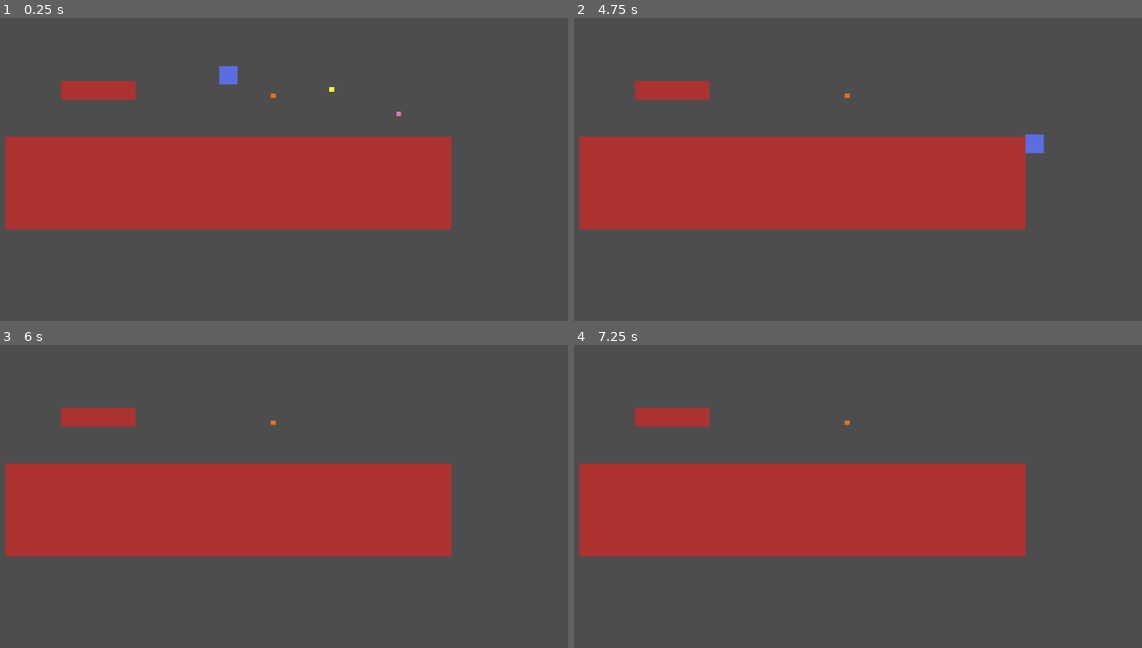
Above: before the commit, frames 1-4 (two rows, left to right).
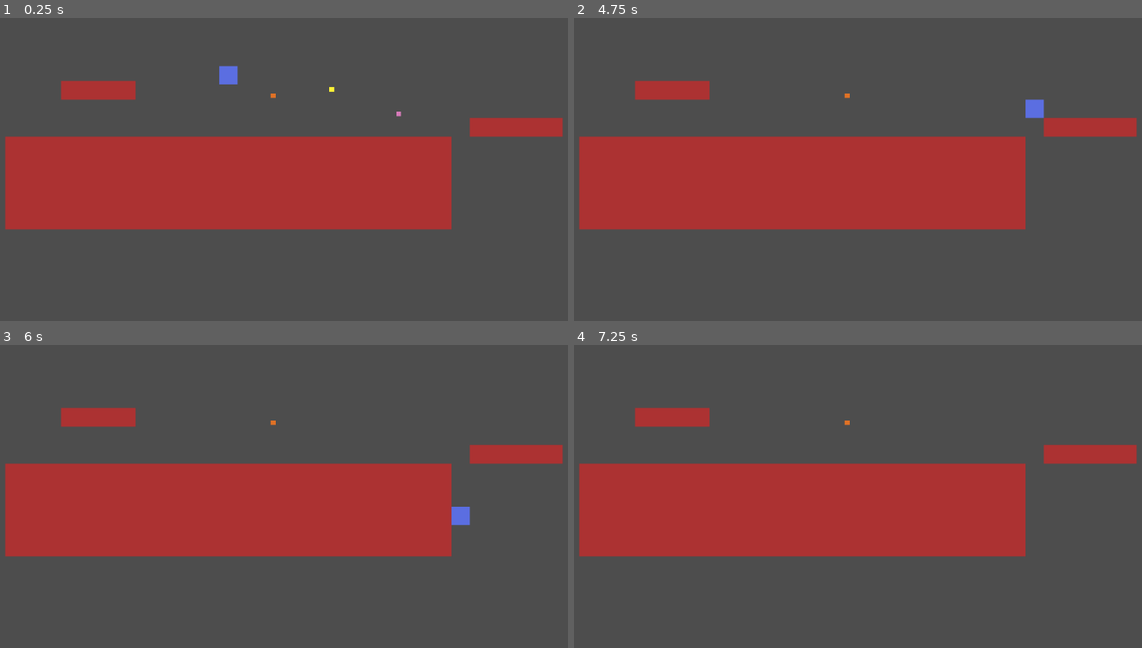
Above: after the commit, the same moments.

Repository: Wendellevinne/Godot-Wild-Jam-86
Game: Godot game, scene res://Scenes/main.tscn
Two runs of this game, one before a commit and one after it. Both use one fixed random seed, a clock stepped at 60 frames per second and the inputs below.
Inputs:
- Up to frame 1 (0.25 s): no input
- Up to frame 2 (4.75 s): hold D (move_right) 0.53-2.03 s; tap Shift (air_dash) every 0.75 s from 0.6 to 4.35 s; tap W (jump) at 0.77, 1.52, 3.02, 3.77, 4.52 s; hold A (move_left) 2.03-2.78 s; hold D (move_right) 2.78-4.28 s; hold A (move_left) from 4.28 s (still down)
- Up to frame 3 (6 s): release A (move_left) at 5.03 s; hold D (move_right) 5.03-5.78 s; tap Shift (air_dash) at 5.1, 5.85 s; hold A (move_left) from 5.78 s (still down)
- Up to frame 4 (7.25 s): keep holding A (move_left); tap W (jump) at 6.02, 6.77 s; tap Shift (air_dash) at 6.6 s

The runs differ from the first frame. In frame 1, 1.1% of the frame differs, in the area x 82-100%, y 32-40%; in frame 2, 1.5%, in the area x 79-100%, y 26-45%; in frame 3, 1.3%; in frame 4, 1.1%.

Commit message:
made the player slightly smaller than the blocks so it can slide through holes

Diff:
--- a/Scenes/Player/player_controller.tscn
+++ b/Scenes/Player/player_controller.tscn
@@ -17,6 +17,7 @@
 texture = ExtResource("2_duskh")
 
 [node name="PlayerCollision" type="CollisionShape2D" parent="."]
+scale = Vector2(0.99, 0.99)
 shape = SubResource("RectangleShape2D_jcea2")
 
 [node name="RayCast2D" type="RayCast2D" parent="."]
@@ -26,4 +27,5 @@
 collision_mask = 7
 
 [node name="CollisionShape2D" type="CollisionShape2D" parent="DetectionArea"]
+scale = Vector2(0.99, 0.99)
 shape = SubResource("RectangleShape2D_l3cwt")
--- a/Scenes/main.tscn
+++ b/Scenes/main.tscn
@@ -13,7 +13,7 @@
 move_speed = 500.0
 
 [node name="prototype_level" parent="." instance=ExtResource("2_8gbba")]
-tile_map_data = PackedByteArray("AAD7/wAAAAAAAAAAAAD8/wAAAAA …(1920 unchanged characters)… AAAAAAAD1//3/AAAAAAAAAAD2//3/AAAAAAAAAAA=")
+tile_map_data = PackedByteArray("AAD7/wAAAAAAAAAAAAD8/wAAAAA …(1920 unchanged characters)… AAAAAAAD1//3/AAAAAAAAAAD2//3/AAAAAAAAAAAJAP//AAAAAAAAAAAKAP//AAAAAAAAAAALAP//AAAAAAAAAAAMAP//AAAAAAAAAAANAP//AAAAAAAAAAA=")
 
 [node name="Camera2D" type="Camera2D" parent="."]
 position = Vector2(-1, 0)
